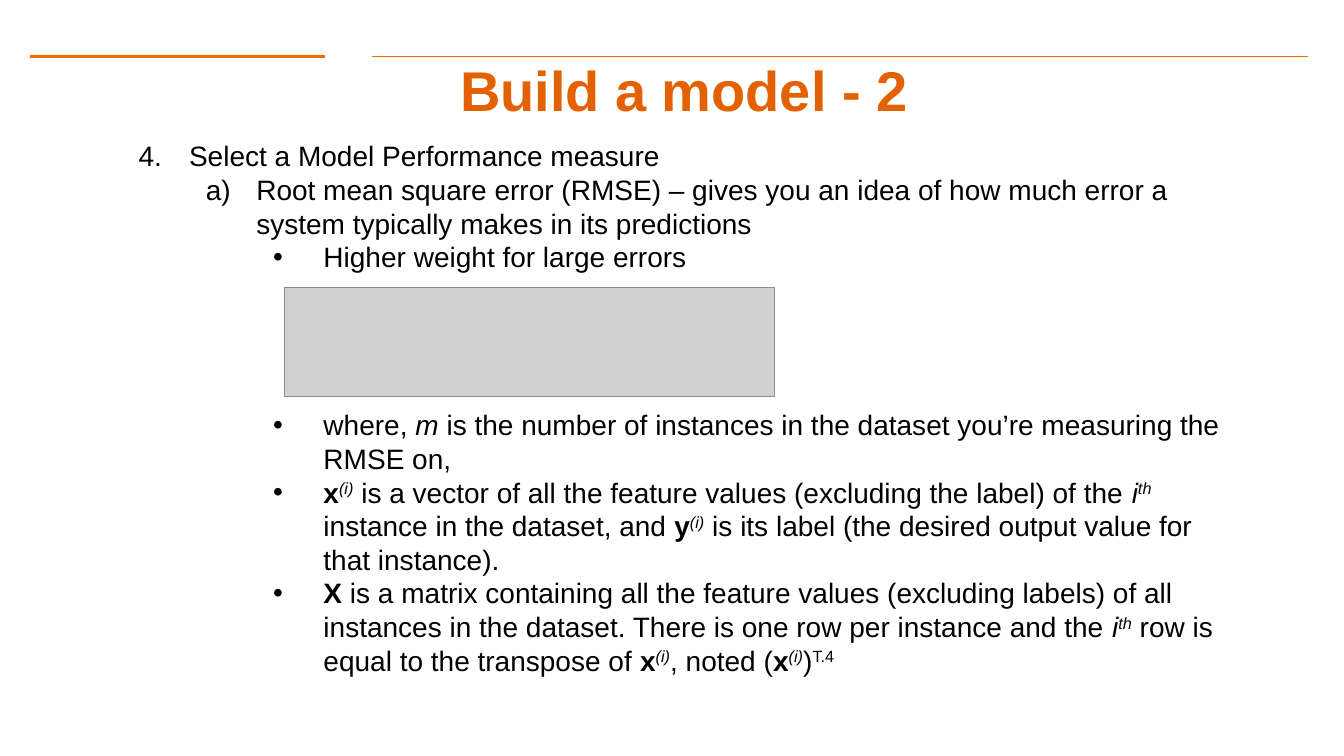
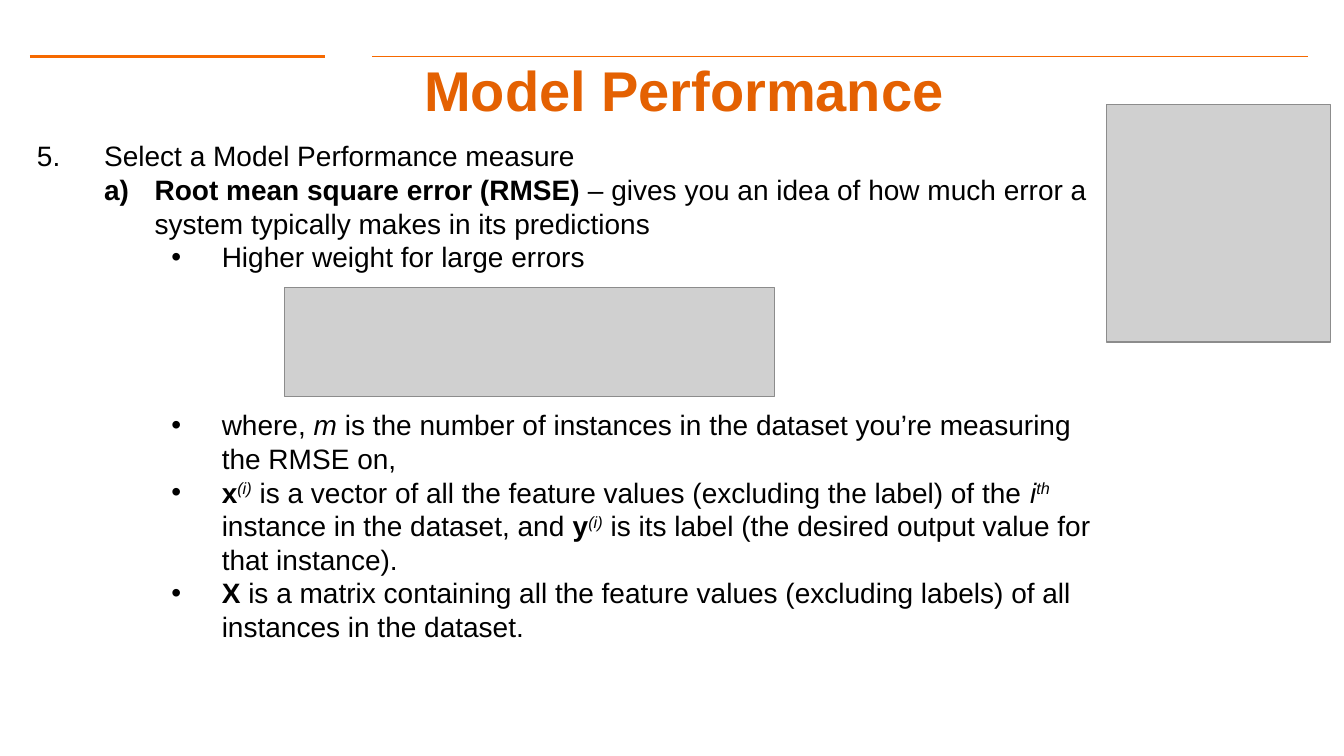
Before and after one commit to gk5951/RIT-DSCI-633-FDS, a slide deck: slide 39 of Syllabus/Lecture02/Lec02.pptx. Drawn at 1344x756 pixels with LibreOffice and Linux fonts; fonts in the diff are those of the drawing; grey boxes stand for pictures; background and template pictures are left out. Boxes give left, top, right and bottom in pixels: in the first picture for what was removed or moved away, otherwise in the second. Text is boxed around its words. In the diff, an @@ line names an element or a change of style, - is before the commit and + after.

Commit message:
Updated Lec 02, added housing dataset

```diff
--- a/Syllabus/Lecture02/Lec02.pptx
+++ b/Syllabus/Lecture02/Lec02.pptx
@@ title at box(424, 70, 943, 112): text changed @@
-Build a model - 2
+Model Performance
@@ picture added at box(1106, 105, 1331, 342) @@
@@ text "5. Select a Model Performance ...": place and size @@
-text "5. Select a Model Performance ..." at box(189, 145, 1219, 676)
+text "5. Select a Model Performance ..." at box(37, 145, 1090, 638)
@@ text at box(37, 145, 574, 167): text changed @@
-4. Select a Model Performance measure
+5. Select a Model Performance measure
@@ text at box(155, 179, 1087, 239): bold on in "Root mean square error (RMSE)" @@
@@ text at box(222, 582, 1070, 638): text changed @@
-    • X is a matrix containing all the feature values (excluding labels) of all instances in the dataset. There is one row per instance and the ith row is equal to the transpose of x(i), noted (x(i))T.4
+    • X is a matrix containing all the feature values (excluding labels) of all instances in the dataset.
```
Also in this commit, not shown: 8 other slides changed, 2 slides added, 2 slides removed, 4 other files.
